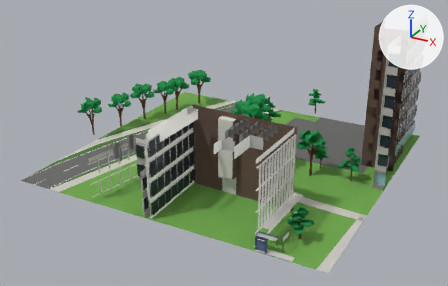
The FBX model unity/KatsushikaCampusDays/Assets/Models/Interiors/greenhouse.fbx, before and after one commit.
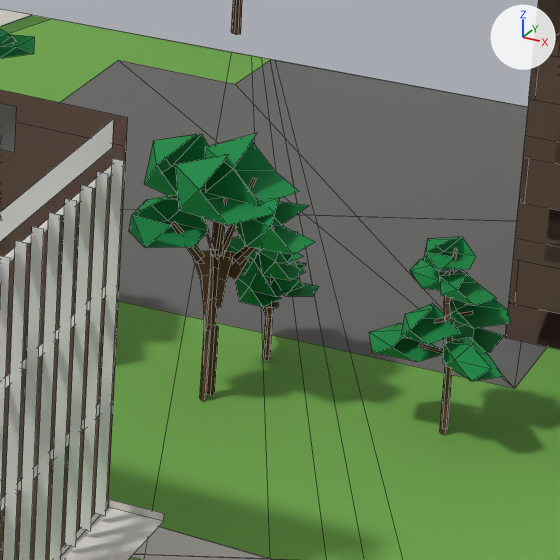
Each version appears first whole from a 50 mm lens placed at (61.9, -112.2, 62.0), pointed at (-1.6, 3.4, 4.2), and next in a close-up on the part from 61% to 83% of the width and 38% to 71% of the height. The lights are fixed; the arrows at upper right show +X, +Y and +Z. The older version's two pictures come first. The close-ups show mesh edges as thin lines. Where no turn or scale is listed for an object, it has been applied to the vertices.

Names of what the first close-up shows: 'ext_greenhouse', 'ext_greenhouse_trees'.
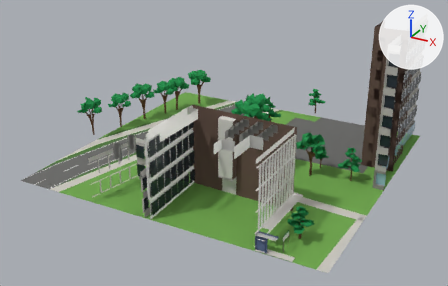
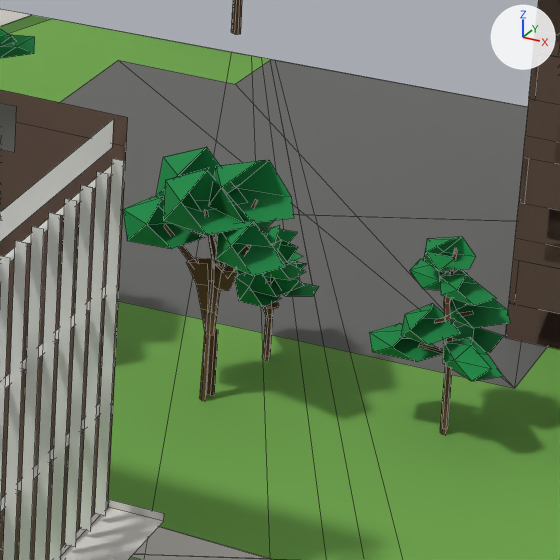
Edits to the bpy script that builds the scene:
```text
Change me_ext_greenhouse_trees:
    used by ob_ext_greenhouse_trees; location = (0.0, 0.0, 0.0)
    remove me_ext_greenhouse_trees.from_pydata(...)  # 2145 vertices, 1479 faces; spans x -41.1..30.2, y -22.9..44.5, z 0.0..11.2
    add me_ext_greenhouse_trees.from_pydata(...)  # 2142 vertices, 1479 faces; spans x -41.1..30.2, y -22.9..44.5, z 0.0..11.2
    me_ext_greenhouse_trees part 1: the loose piece of 6 vertices spanning x 19.0..19.7, y 4.5..5.7, z 5.7..8.7 is multiplied about its middle by the matrix ((0.693, -0.683, 0.039), (0.65, 0.675, 0.264), (-0.213, -0.162, 0.937)), then moved by (0.5, 0.5, -0.3)
    me_ext_greenhouse_trees part 2: the loose piece of 6 vertices spanning x 19.1..20.0, y 5.6..7.0, z 5.7..8.7 is multiplied about its middle by the matrix ((0.646, 0.294, -0.604), (-0.401, 0.841, -0.019), (0.539, 0.273, 0.709)), then moved by (-0.9, -0.5, -0.3)
    me_ext_greenhouse_trees part 3: the loose piece of 6 vertices spanning x 19.0..19.7, y 4.5..5.7, z 5.7..8.7 is copied, and the copy is multiplied about its middle by the matrix ((0.859, 0.482, 0.001), (-0.481, 0.857, -0.063), (-0.032, 0.054, 0.983)), then moved by (-0.2, -0.4, -0.3); it spans x 19.1..19.4, y 4.0..5.4, z 5.5..8.3
    me_ext_greenhouse_trees part 4: the loose piece of 9 vertices spanning x 10.6..13.3, y 2.8..5.6, z 6.7..8.2 is copied, and the copy is turned 7.1 degrees about the z axis through its middle and scaled by 1.01, then moved by (9.0, -0.1, 0.1); it spans x 19.6..22.3, y 2.7..5.5, z 6.8..8.3
    me_ext_greenhouse_trees part 5: the loose piece of 10 vertices spanning x 16.4..19.0, y 2.5..5.4, z 7.0..8.6 is rebuilt with 10 vertices and now spans x 15.9..18.8, y 3.1..5.8, z 6.8..8.3
    me_ext_greenhouse_trees part 6: the loose piece of 9 vertices spanning x 17.7..21.5, y 2.9..6.4, z 8.4..10.4 is rebuilt with 9 vertices and now spans x 17.6..21.0, y 2.3..5.9, z 8.0..10.0
    me_ext_greenhouse_trees part 7: the loose piece of 9 vertices spanning x 16.1..19.7, y 4.1..7.7, z 8.4..10.3 is rebuilt with 9 vertices and now spans x 16.7..20.0, y 4.5..7.7, z 8.0..9.9
    me_ext_greenhouse_trees part 8: 6 loose pieces with 34 vertices, spanning x 17.8..21.3, y 4.0..7.8, z 3.9..8.7, are deleted
    me_ext_greenhouse_trees part 9: 24 vertices moved from x 18.4..19.3, y 4.7..6.8, z 2.9..6.0 to x 18.2..19.3, y 4.8..6.5, z 2.8..5.7; 30 vertices removed from x 16.8..22.7, y 4.2..9.4, z 2.9..10.5; 46 vertices added at x 17.4..22.0, y 4.1..8.9, z 2.8..9.9
```

Boxes [x1, y1, x2, y2] around the edits, measured in the close-ups (560 x 560 px; the box of a moved part takes in the faces that stretch with it):
part 1 of me_ext_greenhouse_trees, moved or reshaped
    before: [215, 198, 227, 260]
    after: [216, 199, 258, 268]
part 2 of me_ext_greenhouse_trees, moved or reshaped
    before: [219, 177, 256, 256]
    after: [213, 234, 216, 246]
part 3 of me_ext_greenhouse_trees, added
    after: [204, 210, 220, 268]
part 4 of me_ext_greenhouse_trees, added (green)
    after: [215, 220, 285, 276]
part 5 of me_ext_greenhouse_trees, rebuilt
    before: [129, 195, 209, 248]
    after: [123, 197, 205, 249]
part 6 of me_ext_greenhouse_trees, rebuilt (9% narrower)
    before: [175, 155, 275, 225]
    after: [163, 168, 254, 235]
part 7 of me_ext_greenhouse_trees, rebuilt
    before: [144, 134, 222, 200]
    after: [156, 147, 247, 211]
part 8 of me_ext_greenhouse_trees, deleted (brown)
    before: [171, 218, 274, 307]
part 9 of me_ext_greenhouse_trees, moved or reshaped
    before: [193, 133, 315, 401]
    after: [164, 160, 294, 401]
